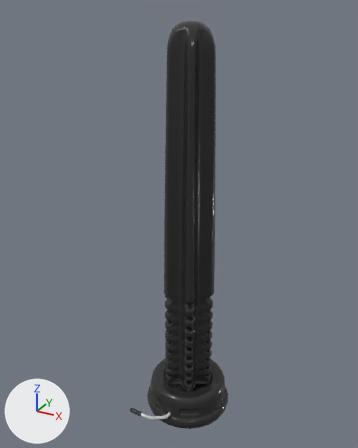
The FBX model care-up/Assets/Resources_moved/Models/DoffNDonnerCone_GameReady.fbx as it was, and as the next commit left it.
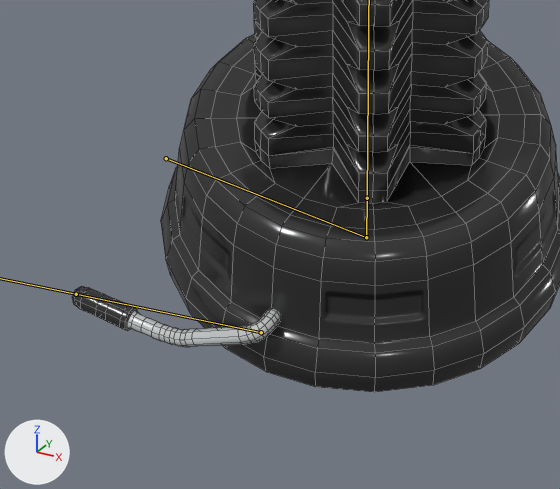
Old and new are each drawn whole from a 50 mm camera at (0.28, -0.538, 0.565) aimed at (-0.015, -0.001, 0.297) and again close up on the part from 32% to 63% of the width and 79% to 100% of the height. Arrows for +X, +Y and +Z are at lower left; the lights stay in place. The bones that bend it are drawn over the model as lines in the close-ups. The close-ups show mesh edges as thin lines.

Names of what the first close-up shows: 'DoffNDonnerCone_low'.
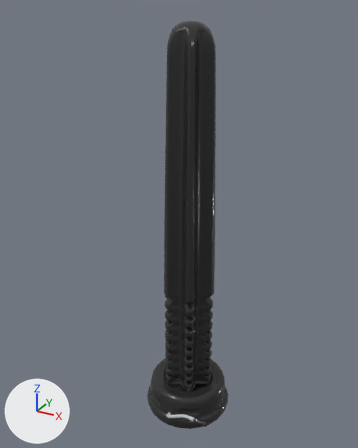
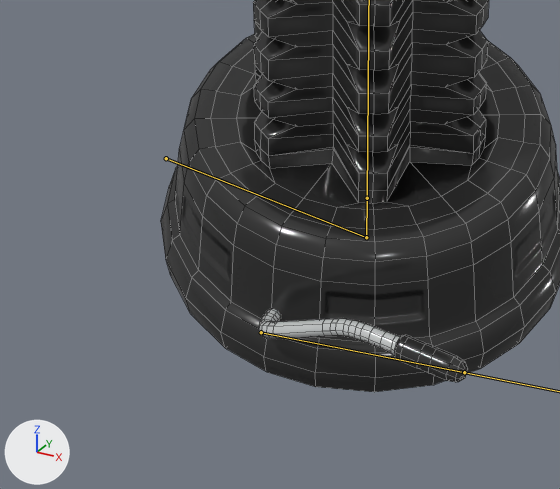
The newer file adds an action. The first version stands in its rest pose; the second is drawn at frame 515 of the action 'ConeArmature|_Cone_SQ1_Part2_L_armsRawAnimation4_PuttingCompressionStocking_SQ1_step_8-21_SP_I'.

What the commit changed:
Bone 'HandleBone' (bone_handlebone) turns from (0, 0, 0) to (0, 0, -179) degrees about its own x, y and z.

Location of each change, (x1, y1, x2, y2) in pixels of the close-ups (560 x 489 px):
'DoffNDonnerCone_low', posed: before (72, 0, 560, 392); after (161, 0, 560, 392)
bone 'HandleBone', root to tip: before (261, 332) to (76, 294); after (261, 332) to (464, 372)
